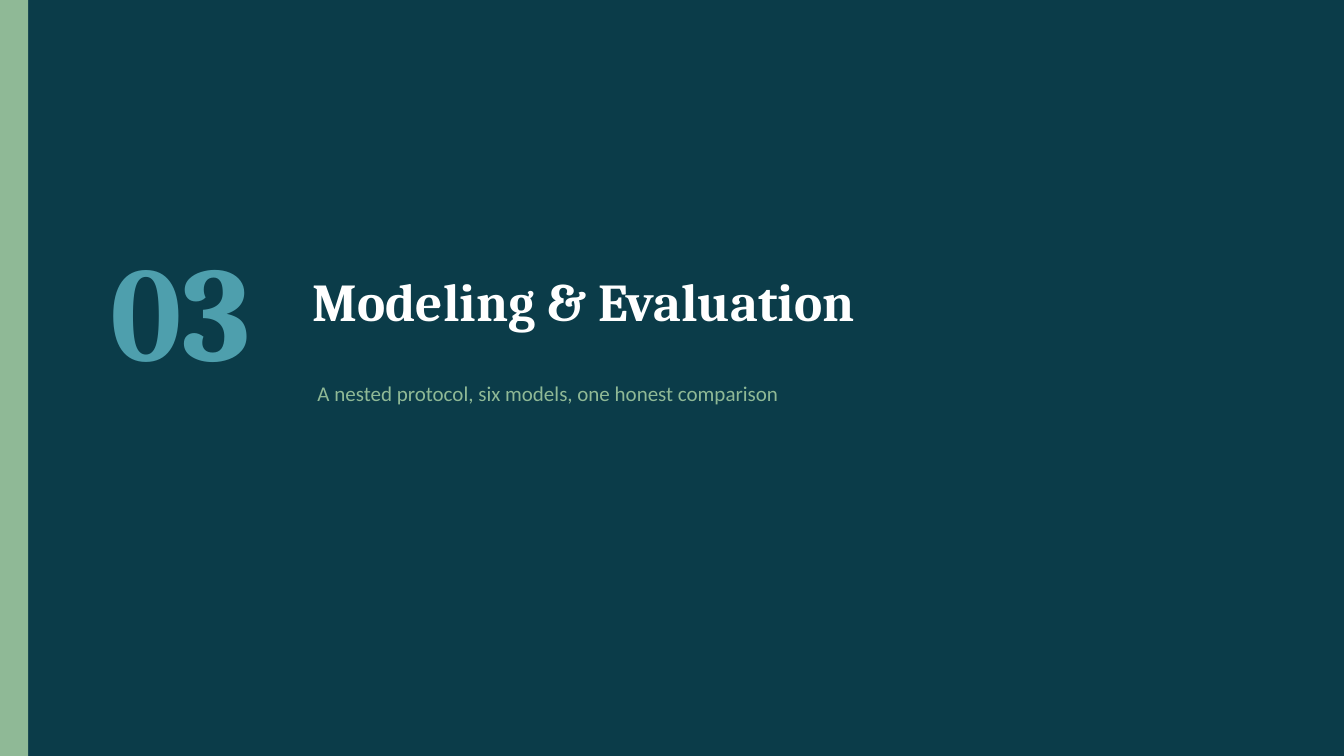
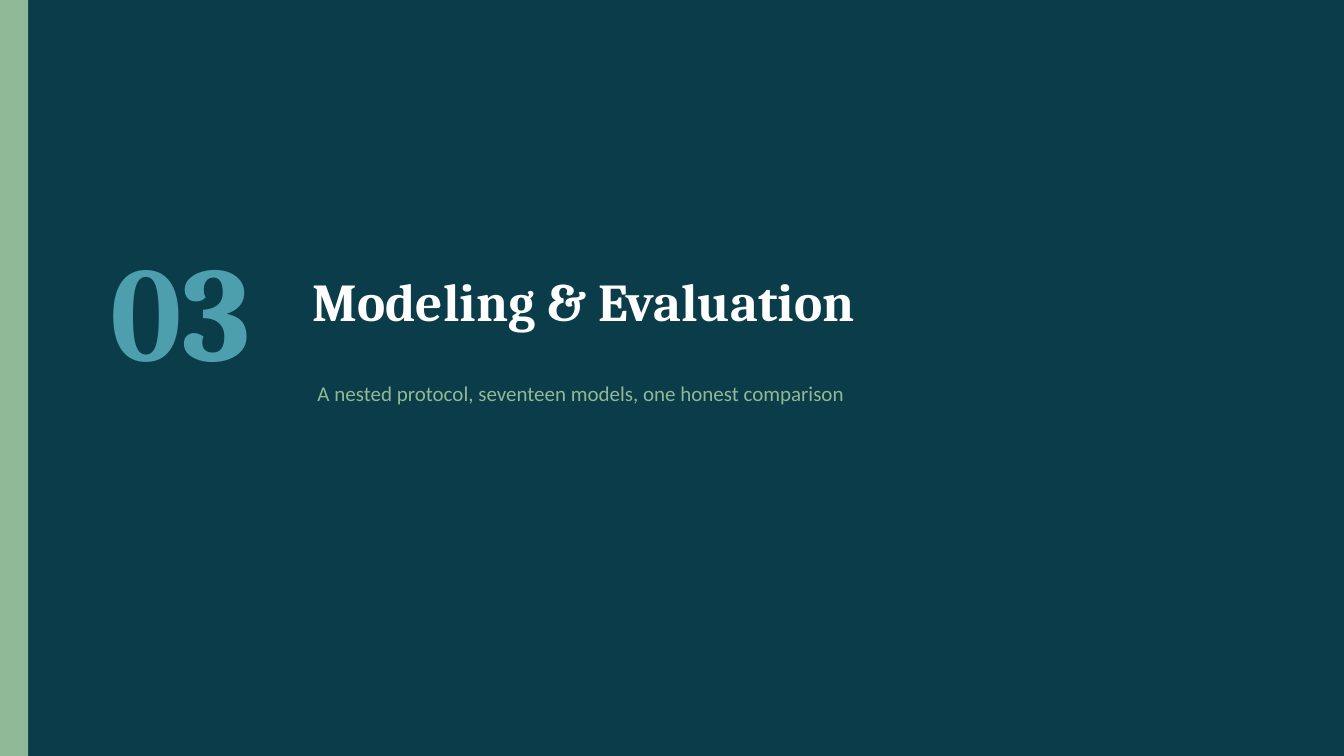
Before and after one commit to pengsihua2023/Christina-machine-learning-project, a slide deck: slide 12 of slides/Influenza_Microbiome_ML_Overview.pptx. Drawn at 1344x756 pixels with LibreOffice and Linux fonts; fonts in the diff are those of the drawing. Boxes give left, top, right and bottom in pixels: in the first picture for what was removed or moved away, otherwise in the second. Text is boxed around its words. In the diff, an @@ line names an element or a change of style, - is before the commit and + after.

```diff
--- a/slides/Influenza_Microbiome_ML_Overview.pptx
+++ b/slides/Influenza_Microbiome_ML_Overview.pptx
@@ text at (x1=317, y1=386, x2=844, y2=405): text changed @@
-A nested protocol, six models, one honest comparison
+A nested protocol, seventeen models, one honest comparison
```
Also in this commit, not shown: 17 other slides changed, 2 slides added, 1 slide removed, 3 other files.
